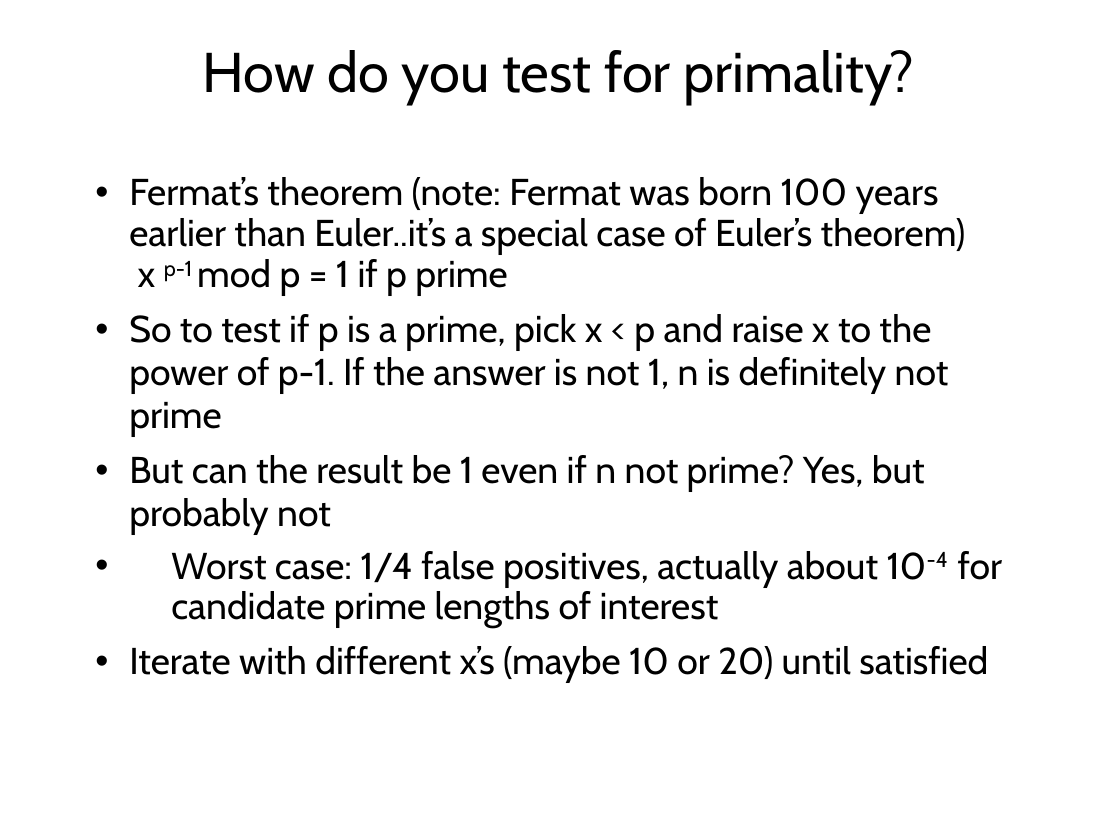
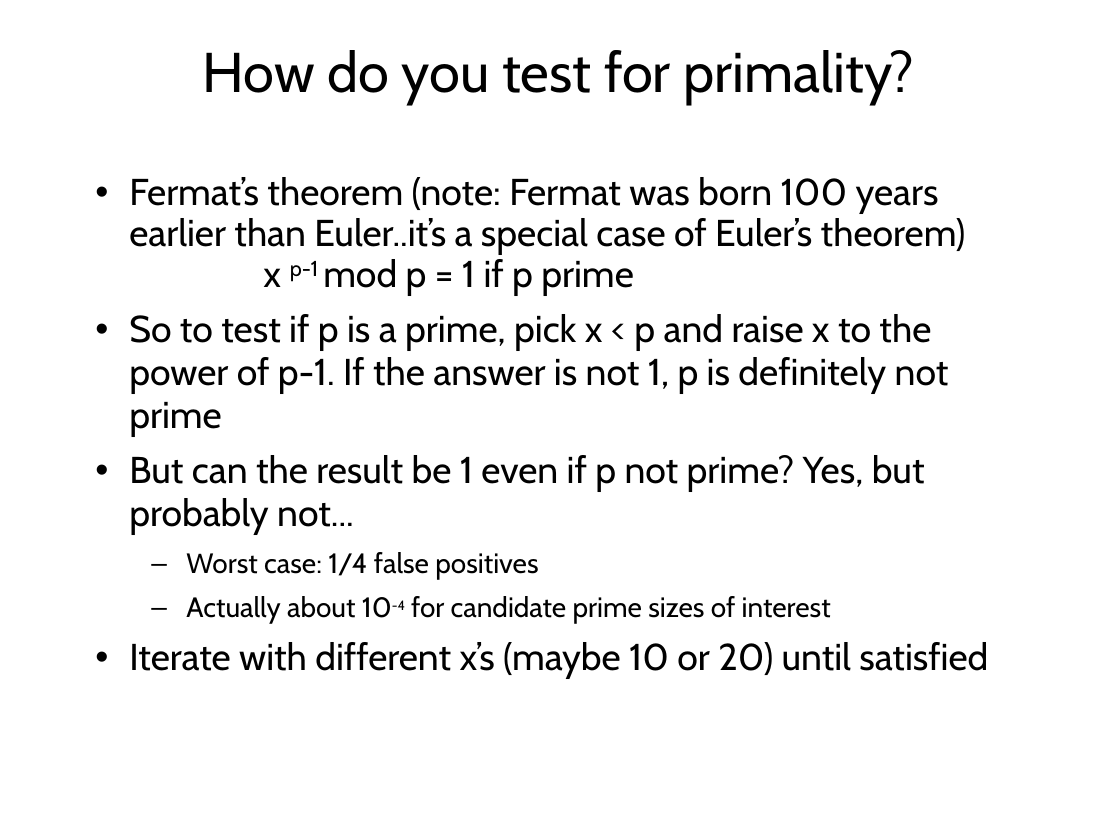
Before and after one commit to sftcd/cs7053, a slide deck: slide 121 of 2022lectures/04-crypto.odp. Drawn at 1120x840 pixels with LibreOffice and Linux fonts; fonts in the diff are those of the drawing. Boxes give left, top, right and bottom in pixels: in the first picture for what was removed or moved away, otherwise in the second. Text is boxed around its words. In the diff, an @@ line names an element or a change of style, - is before the commit and + after.

```diff
--- a/2022lectures/04-crypto.odp
+++ b/2022lectures/04-crypto.odp
@@ text at box(129, 314, 949, 624): text changed @@
-• So to test if p is a prime, pick x < p and raise x to the power of p-1. If the answer is not 1, n is definitely not prime
-• But can the result be 1 even if n not prime? Yes, but probably not
-• Worst case: 1/4 false positives, actually about 10-4 for candidate prime lengths of interest
+• So to test if p is a prime, pick x < p and raise x to the power of p-1. If the answer is not 1, p is definitely not prime
+• But can the result be 1 even if p not prime? Yes, but probably not...
+  – Worst case: 1/4 false positives
+  – Actually about 10-4 for candidate prime sizes of interest
```
Also in this commit, not shown: 21 other slides changed.
